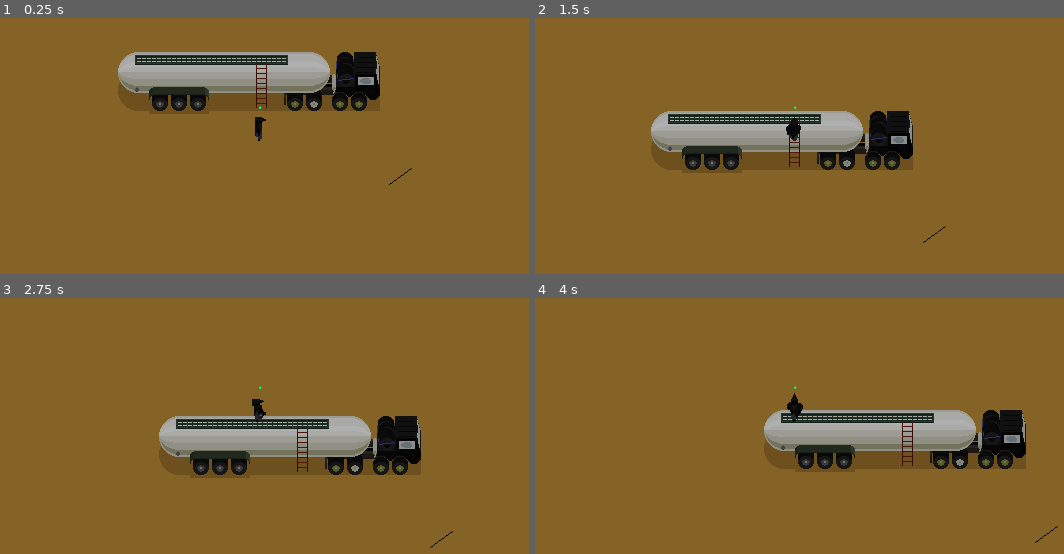
Above: before the commit, frames 1-4 (two rows, left to right).
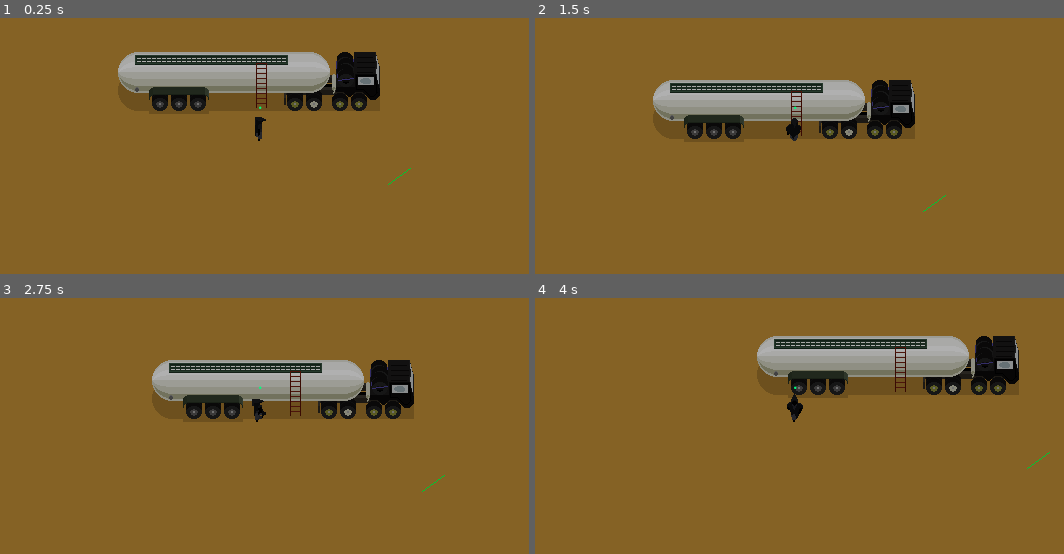
Above: after the commit, the same moments.

Repository: EptesicusDev/ViveLeFeu
Game: Godot game, scene res://level.tscn
The game is run twice, just before and just after one commit, with the same random seed, the same clock (stepped at 60 frames per second) and the same inputs. This scene is started directly instead of the project's main scene.
Inputs (mouse positions are in pixels of both pictures, inside the frame that each line leads up to):
- Up to frame 1 (0.25 s): no input
- Up to frame 2 (1.5 s): tap Enter at 0.5 s; move the mouse to (767, 204) at 0.52 s; hold W (up) from 0.53 s (still down); tap E (action) at 0.6 s; tap H (home) at 0.8, 1.35 s; move the mouse to (968, 189) at 1.27 s
- Up to frame 3 (2.75 s): tap E (action) at 1.55, 2.1 s; move the mouse to (84, 372) at 2.02 s; release W (up) at 2.03 s; hold A (left) from 2.03 s (still down); tap H (home) at 2.3 s
- Up to frame 4 (4 s): move the mouse to (825, 420) at 2.77 s; click (825, 420) at 2.85 s; tap E (action) at 3.05 s; move the mouse to (709, 338) at 3.52 s; release A (left) at 3.53 s; hold S (down) from 3.53 s (still down); tap H (home) at 3.6 s

The runs differ from the first frame. In frame 1, less than 0.1% of the frame differs, in the area x 73-78%, y 58-66%; in frame 2, 14%; in frame 3, 18%; in frame 4, 18%, in the area x 41-99%, y 14-96%.

Commit message:
build: pickup staff stable

Diff:
--- a/level.tscn
+++ b/level.tscn
@@ -25,6 +25,8 @@
 collision_mask = 0
 
 [node name="CollisionPolygon2D" type="CollisionPolygon2D" parent="Collisions"]
-polygon = PackedVector2Array(-116, 4, -134, -10, -134, -40, -116, -55, 128, -55, 128, 4, 18, 4, 18, -42, 36, -42, 36, -52, -117, -52, -117, -42, 1, -42, 1, 4)
+polygon = PackedVector2Array(-116, 4, -134, -10, -134, -40, -116, -55, 128, -55, 128, 4, 10, 4, 18, -42, 36, -42, 36, -52, -117, -52, -117, -42, 1, -42, 9, 4)
 
 [node name="StaffItem" parent="." instance=ExtResource("3_ij2m7")]
+position = Vector2(148, 69)
+color = Color(0, 1, 0.243137, 1)
--- a/player.tscn
+++ b/player.tscn
@@ -3,7 +3,7 @@
 [ext_resource type="Script" path="res://scripts/player/player.gd" id="1_516kg"]
 [ext_resource type="Script" path="res://scripts/player/player_input.gd" id="2_27fu1"]
 [ext_resource type="Texture2D" uid="uid://cfnte10rcxra6" path="res://assets/player/player_sp.png" id="3_8ciqx"]
-[ext_resource type="Texture2D" uid="uid://c0m4uroclg03w" path="res://assets/staff_item/staff_item.png" id="4_scj43"]
+[ext_resource type="Texture2D" uid="uid://bq41bcn8vqpy7" path="res://assets/player/staff_sp.png" id="4_cfjmt"]
 
 [sub_resource type="CapsuleShape2D" id="CapsuleShape2D_a3s5y"]
 radius = 2.0
@@ -48,6 +48,18 @@
 "update": 1,
 "values": [0]
 }
+tracks/1/type = "value"
+tracks/1/imported = false
+tracks/1/enabled = true
+tracks/1/path = NodePath("Staff:frame")
+tracks/1/interp = 1
+tracks/1/loop_wrap = true
+tracks/1/keys = {
+"times": PackedFloat32Array(0),
+"transitions": PackedFloat32Array(1),
+"update": 1,
+"values": [0]
+}
 
 [sub_resource type="Animation" id="Animation_5uvpo"]
 resource_name = "down_idle"
@@ -66,6 +78,18 @@
 "update": 1,
 "values": [0, 1, 2, 3, 4, 5, 6, 7]
 }
+tracks/1/type = "value"
+tracks/1/imported = false
+tracks/1/enabled = true
+tracks/1/path = NodePath("Staff:frame")
+tracks/1/interp = 1
+tracks/1/loop_wrap = true
+tracks/1/keys = {
+"times": PackedFloat32Array(0, 2.22222, 2.33334, 2.44444, 2.55556, 2.66667, 2.77778, 2.88889),
+"transitions": PackedFloat32Array(1, 1, 1, 1, 1, 1, 1, 1),
+"update": 1,
+"values": [0, 1, 2, 3, 4, 5, 6, 7]
+}
 
 [sub_resource type="Animation" id="Animation_p3051"]
 resource_name = "down_run"
@@ -84,6 +108,18 @@
 "update": 1,
 "values": [8, 9, 10, 11, 12, 13, 14, 15, 16, 17, 18, 19]
 }
+tracks/1/type = "value"
+tracks/1/imported = false
+tracks/1/enabled = true
+tracks/1/path = NodePath("Staff:frame")
+tracks/1/interp = 1
+tracks/1/loop_wrap = true
+tracks/1/keys = {
+"times": PackedFloat32Array(0, 0.0555556, 0.111111, 0.166667, 0.222222, 0.277778, 0.333334, 0.388889, 0.444445, 0.5, 0.555556, 0.611112),
+"transitions": PackedFloat32Array(1, 1, 1, 1, 1, 1, 1, 1, 1, 1, 1, 1),
+"update": 1,
+"values": [8, 9, 10, 11, 12, 13, 14, 15, 16, 17, 18, 19]
+}
 
 [sub_resource type="Animation" id="Animation_hlfqo"]
 resource_name = "left_idle"
@@ -102,6 +138,18 @@
 "update": 1,
 "values": [33]
 }
+tracks/1/type = "value"
+tracks/1/imported = false
+tracks/1/enabled = true
+tracks/1/path = NodePath("Staff:frame")
+tracks/1/interp = 1
+tracks/1/loop_wrap = true
+tracks/1/keys = {
+"times": PackedFloat32Array(0),
+"transitions": PackedFloat32Array(1),
+"update": 1,
+"values": [33]
+}
 
 [sub_resource type="Animation" id="Animation_sonrm"]
 resource_name = "left_run"
@@ -120,6 +168,18 @@
 "update": 1,
 "values": [34, 35, 36, 37, 38, 39, 40, 41, 42, 43, 44, 45]
 }
+tracks/1/type = "value"
+tracks/1/imported = false
+tracks/1/enabled = true
+tracks/1/path = NodePath("Staff:frame")
+tracks/1/interp = 1
+tracks/1/loop_wrap = true
+tracks/1/keys = {
+"times": PackedFloat32Array(0, 0.0555556, 0.111111, 0.166667, 0.222222, 0.277778, 0.333334, 0.388889, 0.444445, 0.5, 0.555556, 0.611112),
+"transitions": PackedFloat32Array(1, 1, 1, 1, 1, 1, 1, 1, 1, 1, 1, 1),
+"update": 1,
+"values": [34, 35, 36, 37, 38, 39, 40, 41, 42, 43, 44, 45]
+}
 
 [sub_resource type="Animation" id="Animation_exuus"]
 resource_name = "right_idle"
@@ -138,6 +198,18 @@
 "update": 1,
 "values": [20]
 }
+tracks/1/type = "value"
+tracks/1/imported = false
+tracks/1/enabled = true
+tracks/1/path = NodePath("Staff:frame")
+tracks/1/interp = 1
+tracks/1/loop_wrap = true
+tracks/1/keys = {
+"times": PackedFloat32Array(0),
+"transitions": PackedFloat32Array(1),
+"update": 1,
+"values": [20]
+}
 
 [sub_resource type="Animation" id="Animation_e5piy"]
 resource_name = "right_run"
@@ -156,6 +228,18 @@
 "update": 1,
 "values": [21, 22, 23, 24, 25, 26, 27, 28, 29, 30, 31, 32]
 }
+tracks/1/type = "value"
+tracks/1/imported = false
+tracks/1/enabled = true
+tracks/1/path = NodePath("Staff:frame")
+tracks/1/interp = 1
+tracks/1/loop_wrap = true
+tracks/1/keys = {
+"times": PackedFloat32Array(0, 0.0555556, 0.111111, 0.166667, 0.222222, 0.277778, 0.333334, 0.388889, 0.444445, 0.5, 0.555556, 0.611112),
+"transitions": PackedFloat32Array(1, 1, 1, 1, 1, 1, 1, 1, 1, 1, 1, 1),
+"update": 1,
+"values": [21, 22, 23, 24, 25, 26, 27, 28, 29, 30, 31, 32]
+}
 
 [sub_resource type="Animation" id="Animation_c0uin"]
 resource_name = "up_idle"
@@ -174,6 +258,18 @@
 "update": 1,
 "values": [46]
 }
+tracks/1/type = "value"
+tracks/1/imported = false
+tracks/1/enabled = true
+tracks/1/path = NodePath("Staff:frame")
+tracks/1/interp = 1
+tracks/1/loop_wrap = true
+tracks/1/keys = {
+"times": PackedFloat32Array(0),
+"transitions": PackedFloat32Array(1),
+"update": 1,
+"values": [46]
+}
 
 [sub_resource type="Animation" id="Animation_msbri"]
 resource_name = "up_run"
@@ -188,6 +284,18 @@
 tracks/0/loop_wrap = true
 tracks/0/keys = {
 "times": PackedFloat32Array(0, 0.0555556, 0.111111, 0.166667, 0.222222, 0.277778, 0.333333, 0.388889, 0.444444, 0.5, 0.555556, 0.611111),
+"transitions": PackedFloat32Array(1, 1, 1, 1, 1, 1, 1, 1, 1, 1, 1, 1),
+"update": 1,
+"values": [47, 48, 49, 50, 51, 52, 53, 54, 55, 56, 57, 58]
+}
+tracks/1/type = "value"
+tracks/1/imported = false
+tracks/1/enabled = true
+tracks/1/path = NodePath("Staff:frame")
+tracks/1/interp = 1
+tracks/1/loop_wrap = true
+tracks/1/keys = {
+"times": PackedFloat32Array(0, 0.0555556, 0.111111, 0.166667, 0.222222, 0.277778, 0.333334, 0.388889, 0.444445, 0.5, 0.555556, 0.611112),
 "transitions": PackedFloat32Array(1, 1, 1, 1, 1, 1, 1, 1, 1, 1, 1, 1),
 "update": 1,
 "values": [47, 48, 49, 50, 51, 52, 53, 54, 55, 56, 57, 58]
@@ -312,6 +420,7 @@
 }
 
 [node name="AnimationTree" type="AnimationTree" parent="."]
+active = false
 libraries = {
 "": SubResource("AnimationLibrary_xmgmp")
 }
@@ -330,7 +439,10 @@
 
 [node name="Staff" type="Sprite2D" parent="."]
 visible = false
-texture = ExtResource("4_scj43")
+texture = ExtResource("4_cfjmt")
+offset = Vector2(0, -12)
+hframes = 12
+vframes = 11
 
 [connection signal="body_entered" from="CollisionScanner" to="." method="_on_collision_scanner_body_entered"]
 [connection signal="body_exited" from="CollisionScanner" to="." method="_on_collision_scanner_body_exited"]
--- a/scripts/player/player.gd
+++ b/scripts/player/player.gd
@@ -34,6 +34,7 @@
 
 
 func _ready() -> void:
+	$AnimationTree.active = true
 	if(player == multiplayer.get_unique_id()):
 		camera.enabled = true
 		$Label.visible = true
@@ -65,6 +66,7 @@
 	match (input.current_action):
 		Actions.PICKUP:
 			if(nearest_staff):
+				$Staff.self_modulate = nearest_staff.color
 				$Staff.visible = true
 				nearest_staff.queue_free()
 			input.current_action = Actions.NONE # Eat the action once it is done
Not shown, changed: export_presets.cfg
